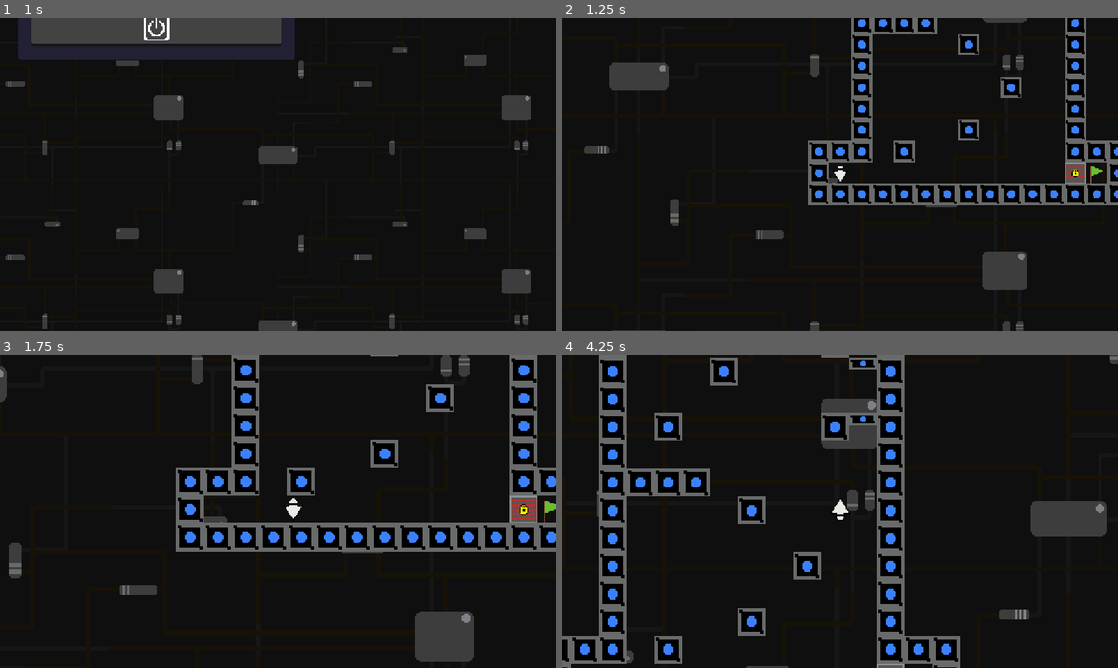
Above: before the commit, frames 1-4 (two rows, left to right).
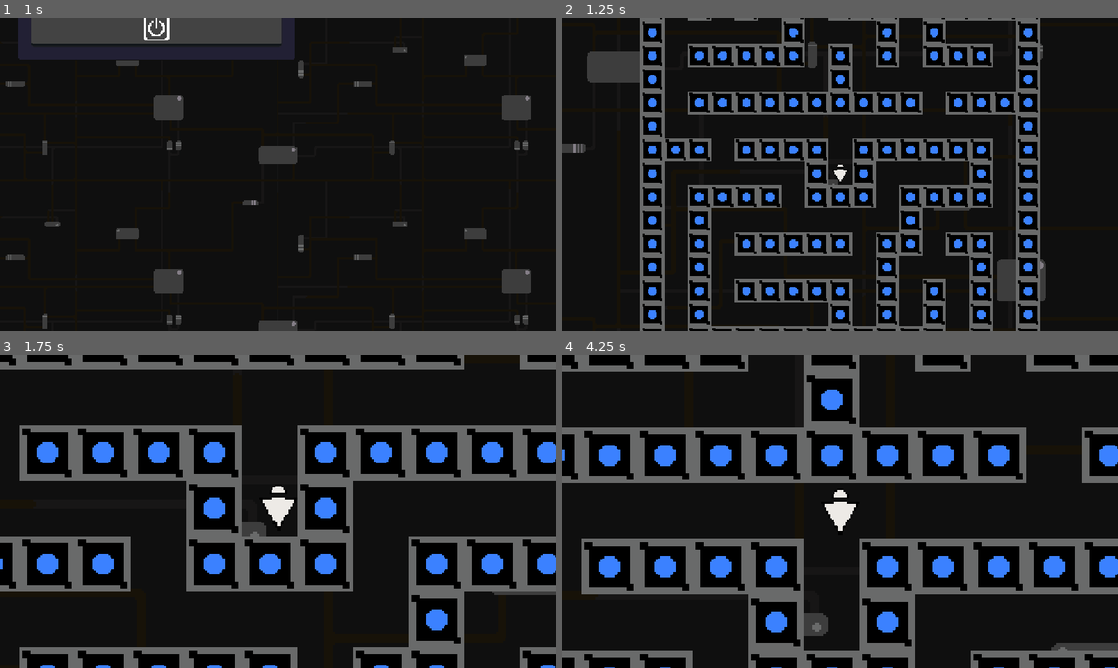
Above: after the commit, the same moments.

Repository: Somebud0180/Prism-Maze
Game: Godot game, scene res://scenes/menu.tscn
Same seed, same stepped clock (60 frames per second), same inputs: the game is played once before the commit and once after it.
Inputs (mouse positions are in pixels of both pictures, inside the frame that each line leads up to):
- Up to frame 1 (1 s): click (155, 124) at 0.5 s
- Up to frame 2 (1.25 s): no input
- Up to frame 3 (1.75 s): move the mouse to (400, 495) at 1.27 s; hold D (move_right) from 1.28 s (still down); hold K (decrease_zoom) from 1.28 s (still down); click (400, 495) at 1.42 s; tap Space (jump) at 1.52 s
- Up to frame 4 (4.25 s): move the mouse to (728, 527) at 2.02 s; release D (move_right) at 2.03 s; release K (decrease_zoom) at 2.03 s; hold S (move_down) 2.03-2.78 s; tap I (increase_zoom) at 2.1 s; tap Space (jump) at 2.27, 3.77 s; move the mouse to (895, 442) at 2.77 s; hold D (move_right) 2.78-3.53 s; tap J (invert_gravity) at 2.85 s; move the mouse to (812, 574) at 3.52 s; hold W (move_up) from 3.53 s (still down); tap K (decrease_zoom) at 3.6 s; click (812, 574) at 3.67 s

Frame 1 is identical in both runs. In frame 2, 25% of the frame differs, in the area x 0-100%, y 0-100%; in frame 3, 31%; in frame 4, 33%.

Commit message:
Backup Project (Pre Godot 4.4)

Diff:
--- a/project.godot
+++ b/project.godot
@@ -13,7 +13,7 @@
 config/name="Prism Maze"
 config/version="0.2"
 run/main_scene="res://scenes/menu.tscn"
-config/features=PackedStringArray("4.3", "Forward Plus")
+config/features=PackedStringArray("4.4", "Forward Plus")
 config/icon="res://resources/icon.svg"
 
 [display]
--- a/scenes/game.tscn
+++ b/scenes/game.tscn
@@ -10,7 +10,6 @@
 unique_name_in_owner = true
 script = ExtResource("1_vrrtt")
 level_amount = 15
-custom_level = "Platform: 9"
 
 [node name="Player" parent="." instance=ExtResource("1_vxt15")]
 unique_name_in_owner = true
Not shown, added: addons/third-person-camera/editor_panels/Preview.gd.uid
Not shown, added: addons/third-person-camera/third_person_camera/CameraShake.gd.uid
Not shown, added: addons/third-person-camera/third_person_camera/CameraShakePreset.gd.uid
Not shown, added: addons/third-person-camera/third_person_camera/ThirdPersonCamera.gd.uid
Not shown, added: addons/third-person-camera/tpc.gd.uid
Not shown, changed: resources/Game 3D/Flag.glb.import
Not shown, changed: resources/Game 3D/Model/Block.glb.import
Not shown, changed: resources/Game 3D/Player.glb.import
Not shown, added: scripts/camera_2d.gd.uid
Not shown, added: scripts/camera_3d.gd.uid
Not shown, added: scripts/door.gd.uid
Not shown, added: scripts/flag.gd.uid
(and 16 more such lines)
